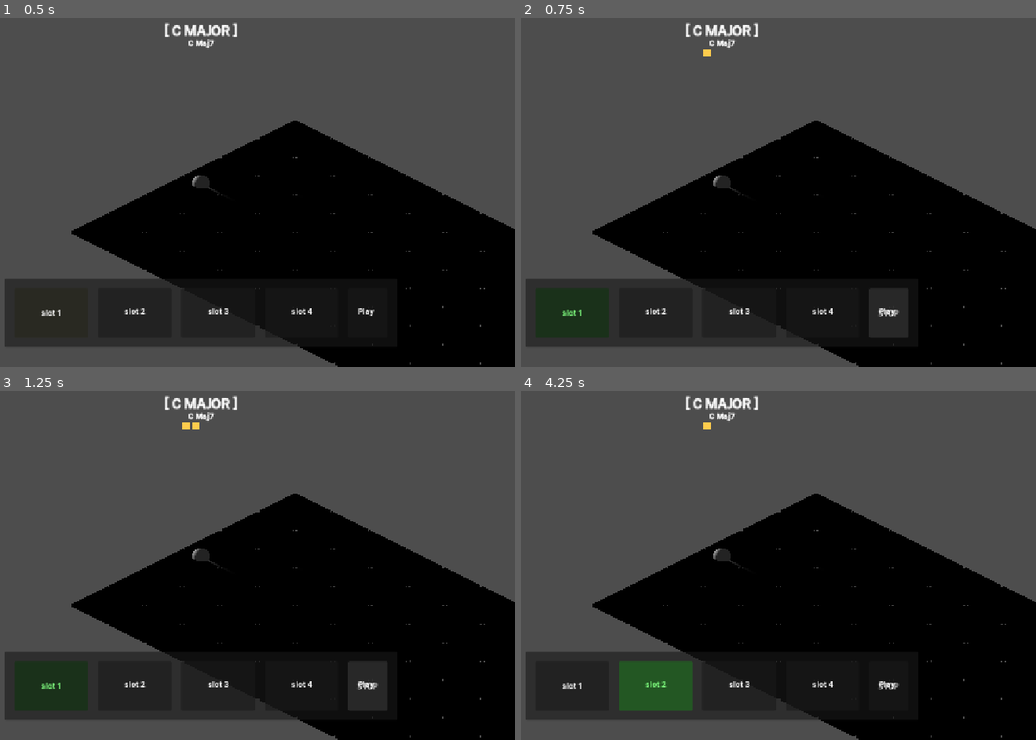
Above: before the commit, frames 1-4 (two rows, left to right).
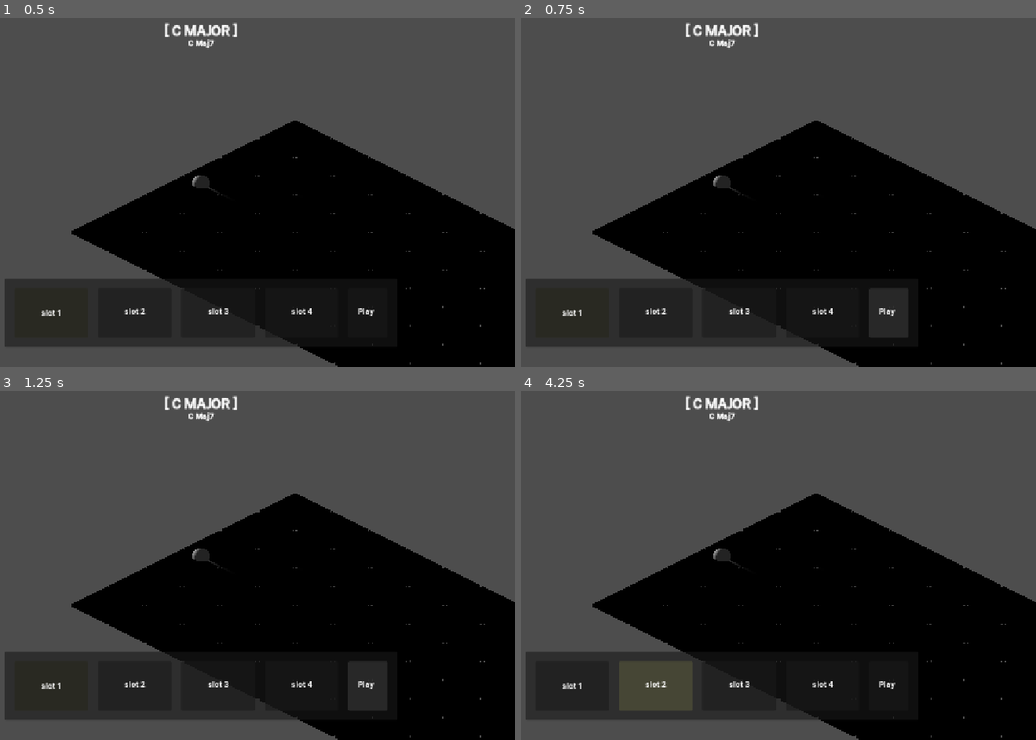
Above: after the commit, the same moments.

Repository: fruitshoo/eartrainer
Game: Godot game, scene res://scenes/main/main.tscn
Two runs of this game, one before a commit and one after it. Both use one fixed random seed, a clock stepped at 60 frames per second and the inputs below. The project has no main scene, so this scene is started directly.
Inputs:
- Up to frame 1 (0.5 s): no input
- Up to frame 2 (0.75 s): click "Play" at 0.5 s
- Up to frame 3 (1.25 s): no input
- Up to frame 4 (4.25 s): click "STOP" (after the commit: "Play") at 1.25 s; click "PLAY" (after the commit: "Play") at 2 s; click "slot 1" at 2.75 s; click "slot 2" at 3.5 s

Frame 1 is identical in both runs. In frame 2, 0.1% of the frame differs, in the area x 8-74%, y 8-86%; in frame 3, 0.2%; in frame 4, 2.1%, in the area x 19-74%, y 8-92%.
Error before the commit: Invalid access to property or key 'last_string' on a base object of type 'Nil'. (res://scenes/player/player.gd:30)
Error after the commit: Parse Error: Function "_emit_beat()" not found in base self. (res://ui/sequence/sequencer.gd:100)

Commit message:
feat: change sequencer stop to pause and preserve playback position

Diff:
--- a/ui/sequence/sequencer.gd
+++ b/ui/sequence/sequencer.gd
@@ -18,11 +18,11 @@
 var current_step: int = 0
 var current_beat: int = 0 # 현재 마디 내 박자 (0-3)
 var is_playing: bool = false
+var _is_paused: bool = false # 일시정지 상태 추적
 
 # ============================================================
 # PRIVATE
 # ============================================================
-var _bar_timer: Timer
 var _beat_timer: Timer
 var _highlighted_tiles: Array = []
 
@@ -32,10 +32,6 @@
 func _ready() -> void:
 	add_to_group("sequencer") # HUD에서 찾을 수 있도록
 
-	_bar_timer = Timer.new()
-	add_child(_bar_timer)
-	_bar_timer.timeout.connect(_on_bar_complete)
-
 	_beat_timer = Timer.new()
 	add_child(_beat_timer)
 	_beat_timer.timeout.connect(_on_beat_tick)
@@ -43,53 +39,80 @@
 # ============================================================
 # PUBLIC API
 # ============================================================
+## 재생/일시정지 토글 (위치 유지)
 func toggle_play() -> void:
 	is_playing = !is_playing
 	EventBus.is_sequencer_playing = is_playing
 
 	if is_playing:
+		_resume_playback()
+	else:
+		_pause_playback()
+
+## 위치를 초기화 (정지 상태에서 사용)
+func reset_position() -> void:
+	if is_playing:
+		return
+
+	current_step = 0
+	current_beat = 0
+	_is_paused = false
+	_clear_all_highlights()
+	EventBus.beat_updated.emit(-1, beats_per_bar) # UI 리셋
+	EventBus.bar_changed.emit(current_step)
+
+# ============================================================
+# PLAYBACK CONTROL
+# ============================================================
+func _resume_playback() -> void:
+	var beat_duration := 60.0 / GameManager.bpm
+
+	if not _is_paused:
+		# 처음 시작
 		current_step = 0
 		current_beat = 0
 		_play_current_bar()
 	else:
-		_bar_timer.stop()
-		_beat_timer.stop()
-		_clear_all_highlights()
-		EventBus.beat_updated.emit(-1, beats_per_bar) # 정지 시 리셋
+		# 일시정지 해제: 현재 상태에서 계속 진행
+		if current_beat == 0:
+			# 마디 시작점이면 전체 로직 실행
+			_play_current_bar()
+		else:
+			# 마디 중간이면 타이머만 재개 (다음 박자 대기)
+			_beat_timer.start(beat_duration)
+
+func _pause_playback() -> void:
+	_is_paused = true
+	_beat_timer.stop()
+	# 하이라이트와 비트 인디케이터는 끄지 않음 (위치 확인용)
 
 # ============================================================
-# PLAYBACK
+# PLAYBACK LOGIC
 # ============================================================
 func _play_current_bar() -> void:
-	var beat_duration := 60.0 / GameManager.bpm
-	var bar_duration := beat_duration * beats_per_bar
-
-	current_beat = 0
 	_clear_all_highlights()
 	_apply_slot_to_game()
 	bar_started.emit(current_step)
 	EventBus.bar_changed.emit(current_step)
 
-	# 첫 번째 비트 즉시 발생
+	# 첫 번째 비트(0) 처리
+	current_beat = 0
 	_emit_beat()
 
-	# 비트 타이머 시작 (다음 비트부터)
+	# 타이머 시작
+	var beat_duration := 60.0 / GameManager.bpm
 	_beat_timer.start(beat_duration)
-	_bar_timer.start(bar_duration)
 
 func _on_beat_tick() -> void:
 	current_beat += 1
-	if current_beat < beats_per_bar:
+
+	if current_beat >= beats_per_bar:
+		# 마디 끝 -> 다음 마디로
+		current_step = (current_step + 1) % ProgressionManager.SLOT_COUNT
+		_play_current_bar()
+	else:
+		# 마디 내 박자 진행
 		_emit_beat()
-
-func _emit_beat() -> void:
-	EventBus.beat_updated.emit(current_beat, beats_per_bar)
-	EventBus.beat_pulsed.emit()
-
-func _on_bar_complete() -> void:
-	_beat_timer.stop()
-	current_step = (current_step + 1) % ProgressionManager.SLOT_COUNT
-	_play_current_bar()
 
 func _apply_slot_to_game() -> void:
 	var data = ProgressionManager.get_slot(current_step)
